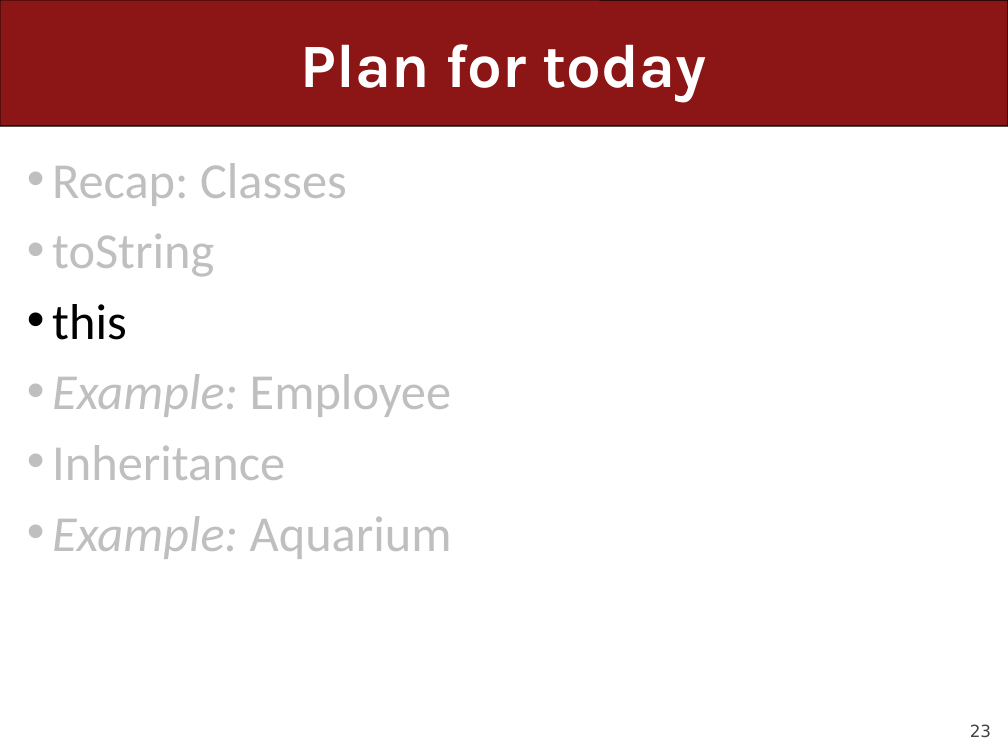
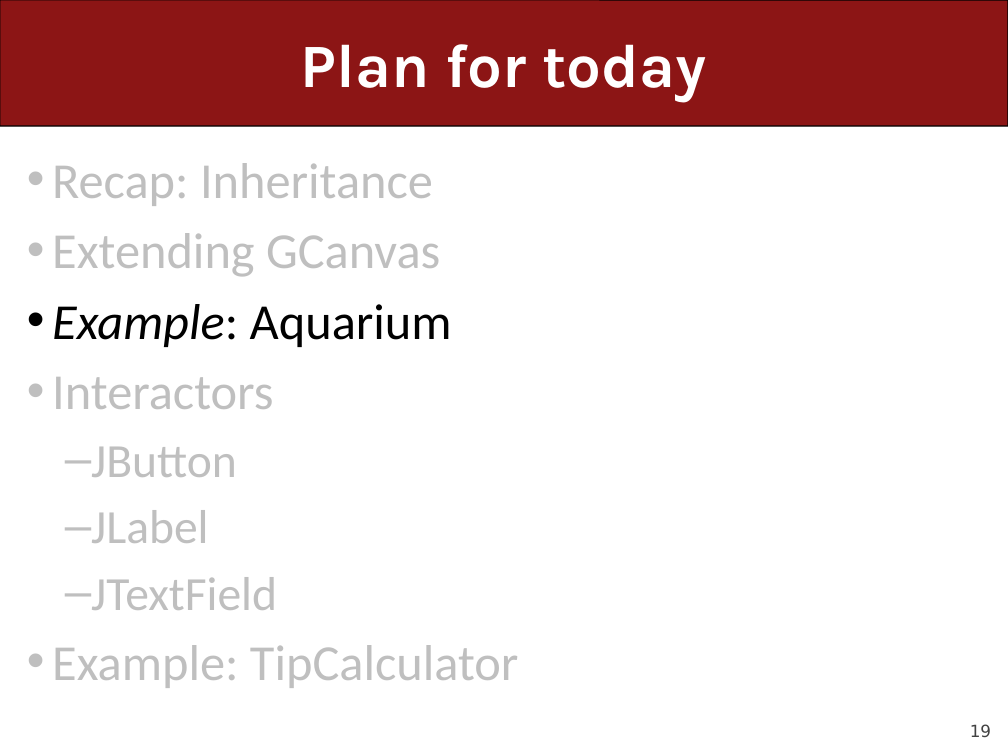
Before and after one commit to ckincaid17/cs106a-summer-2018, a slide deck: slide 19 of WWW/lectures/Lecture23/Lecture23.pptx (slide 23 before the commit). Drawn at 1008x756 pixels with LibreOffice and Linux fonts; fonts in the diff are those of the drawing. Boxes give left, top, right and bottom in pixels: in the first picture for what was removed or moved away, otherwise in the second. Text is boxed around its words. In the diff, an @@ line names an element or a change of style, - is before the commit and + after.

```diff
--- a/WWW/lectures/Lecture23/Lecture23.pptx
+++ b/WWW/lectures/Lecture23/Lecture23.pptx
@@ text at (x1=52, y1=163, x2=440, y2=277): text changed @@
-• Recap: Classes
-• toString
-• this
-• Example: Employee
-• Inheritance
+• Recap: Inheritance
+• Extending GCanvas
@@ text at (x1=52, y1=304, x2=452, y2=347): text colour #BFBFBF to #000000 in "Example: Aquarium"; italic off in "Example:" @@
@@ text at (x1=52, y1=377, x2=519, y2=688): paragraphs added @@
+• Interactors
+  – JButton
+  – JLabel
+  – JTextField
+• Example: TipCalculator
@@ page number at (x1=970, y1=724, x2=991, y2=737): text changed @@
-23
+19
```
Also in this commit, not shown: 12 other slides changed, 35 slides added, 26 slides removed, 4 other files.
